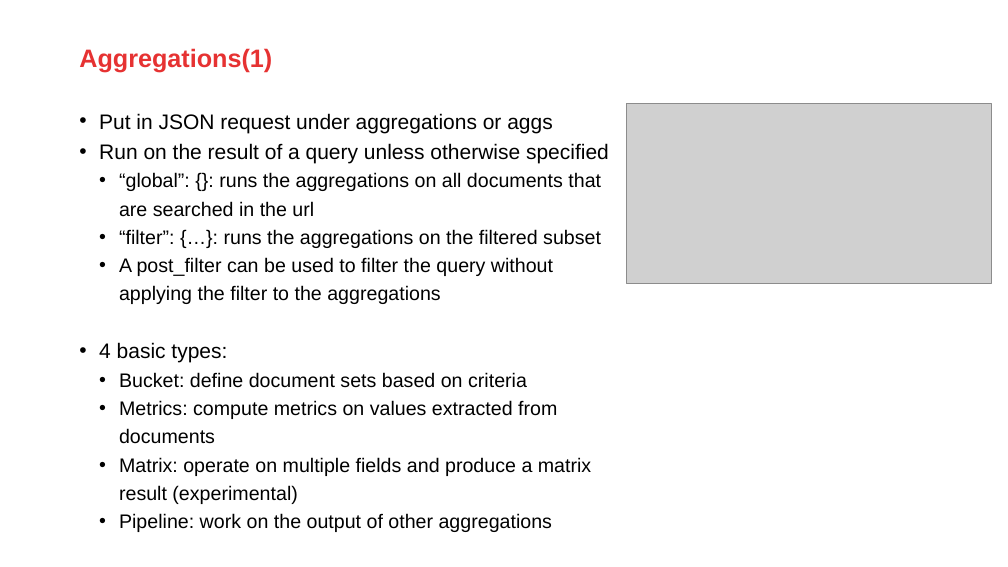
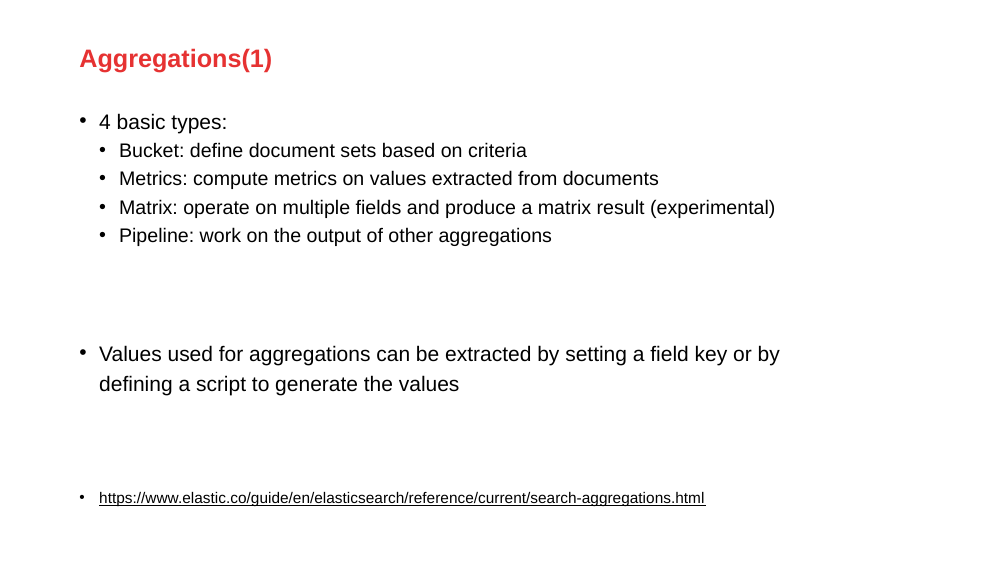
Before and after one commit to AMIS-Services/sig-elasticsearch-may2020, a slide deck: slide 35 of Elasticsearch.pptx (slide 37 before the commit). Drawn at 1008x567 pixels with LibreOffice and Linux fonts; fonts in the diff are those of the drawing; grey boxes stand for pictures; background and template pictures are left out. Boxes give left, top, right and bottom in pixels: in the first picture for what was removed or moved away, otherwise in the second. Text is boxed around its words. In the diff, an @@ line names an element or a change of style, - is before the commit and + after.

```diff
--- a/Elasticsearch.pptx
+++ b/Elasticsearch.pptx
@@ text at box(99, 113, 609, 304): paragraphs removed @@
-• Put in JSON request under aggregations or aggs
-• Run on the result of a query unless otherwise specified
-  • “global”: {}: runs the aggregations on all documents that are searched in the url
-  • “filter”: {…}: runs the aggregations on the filtered subset
-  • A post_filter can be used to filter the query without applying the filter to the aggregations
@@ picture removed at box(626, 103, 991, 283) @@
@@ text at box(99, 345, 780, 506): paragraphs added @@
+• Values used for aggregations can be extracted by setting a field key or by defining a script to generate the values
+• https://www.elastic.co/guide/en/elasticsearch/reference/current/search-aggregations.html
```
Also in this commit, not shown: 6 other slides changed, 2 slides removed.
